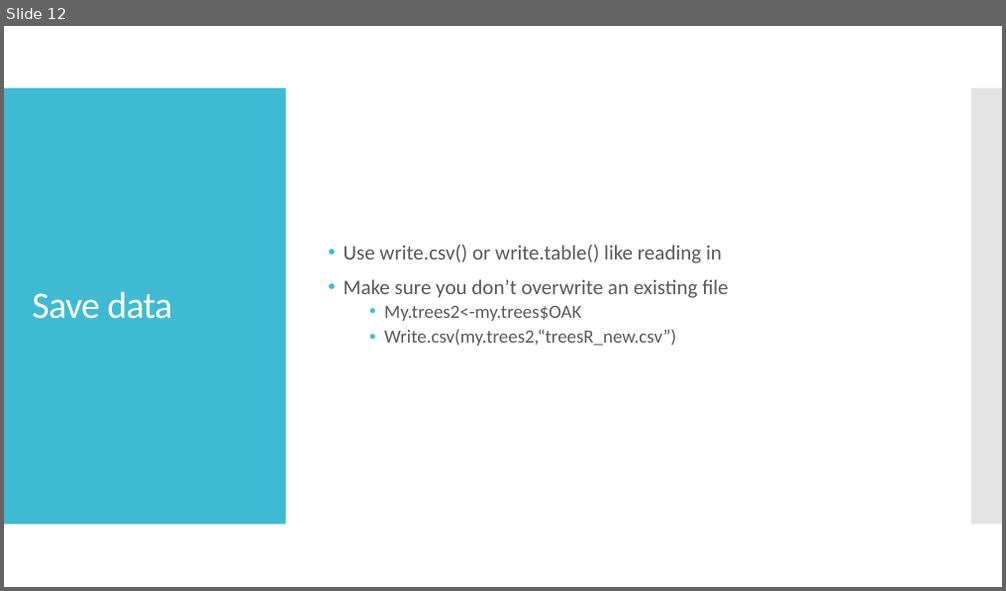
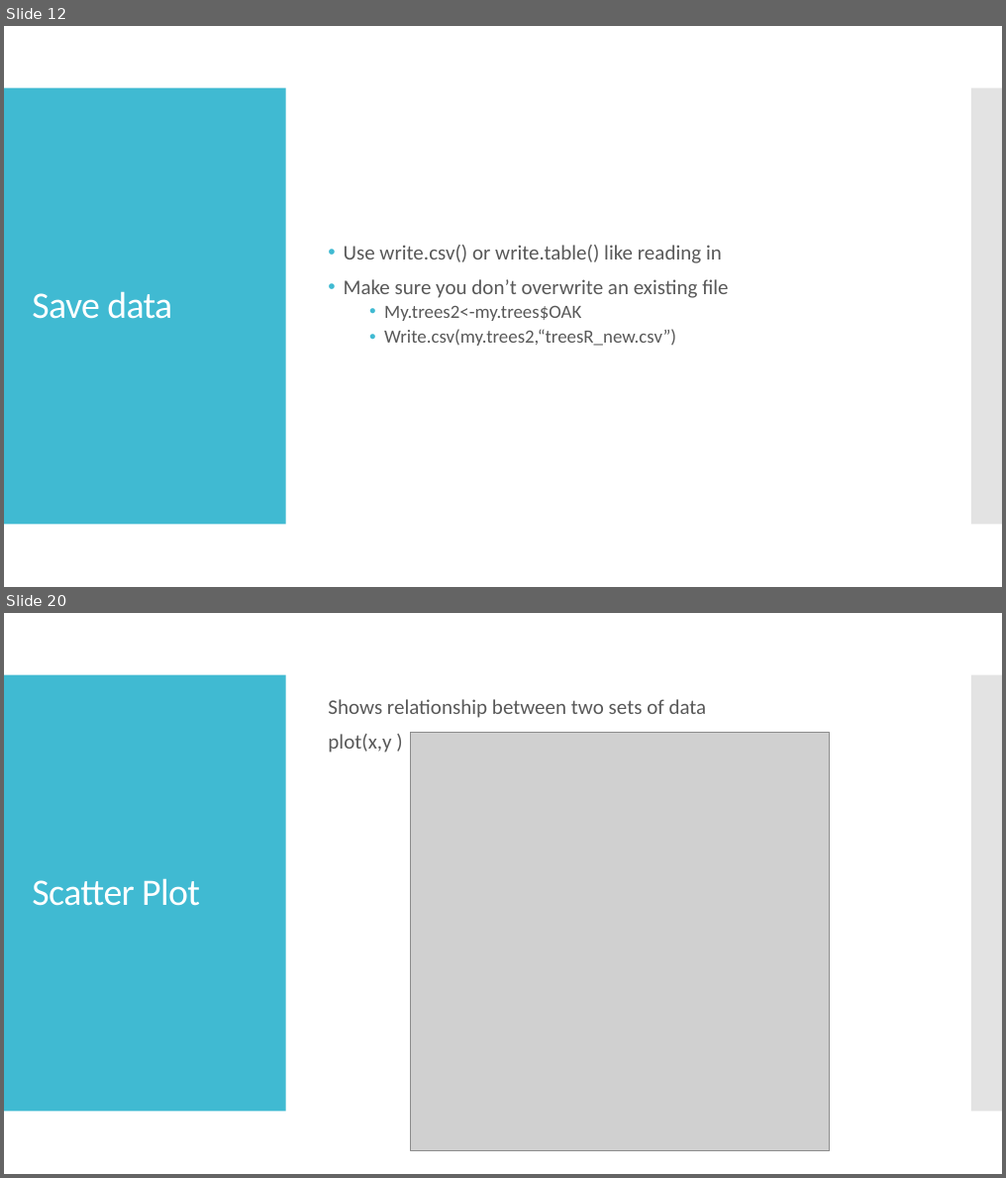
Before and after one commit to jyanglab/labworkshop, a slide deck: largedata/Zhikai_R_05_24.pptx. Shown one above the other, each under a label of ours: slide 12 before the commit, slides 12 and 20 after it; the slides between them are not shown. The pictures are 1006x591 and 1006x1178 pixels, drawn with LibreOffice and Linux fonts; fonts in the diff are those of the drawing; grey boxes stand for pictures. Boxes give left, top, right and bottom in pixels: in the first picture for what was removed or moved away, otherwise in the second. Text is boxed around its words. In the diff, an @@ line names an element or a change of style, - is before the commit and + after.

```diff
--- a/largedata/Zhikai_R_05_24.pptx
+++ b/largedata/Zhikai_R_05_24.pptx
@@ slide 20 added at (4, 613, 1002, 1174), background #FFFFFF; not listed: 2 template elements that a slide beside it also shows @@
@@ text added at (328, 699, 707, 753), 20 pt, text #595959 @@
+Shows relationship between two sets of data
+plot(x,y )
@@ picture added at (411, 733, 830, 1152) @@
@@ title added at (32, 878, 200, 906), 36 pt, text #FFFFFF @@
+Scatter Plot
```
Also in this commit, not shown: 36 other slides added, 2 other files.
